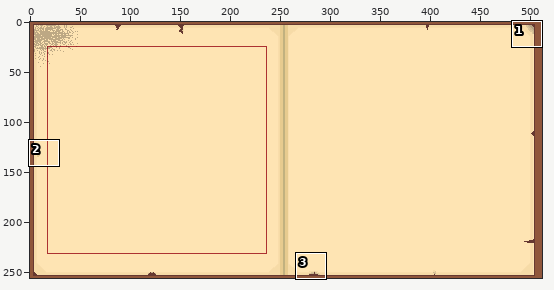
One commit to this pixel-art file: Assets/Sprite/Aseprite Sprites/Book/AdamBok.aseprite. Above, an overview of the earlier version with the close-up marked.
Close-up. The starting point:
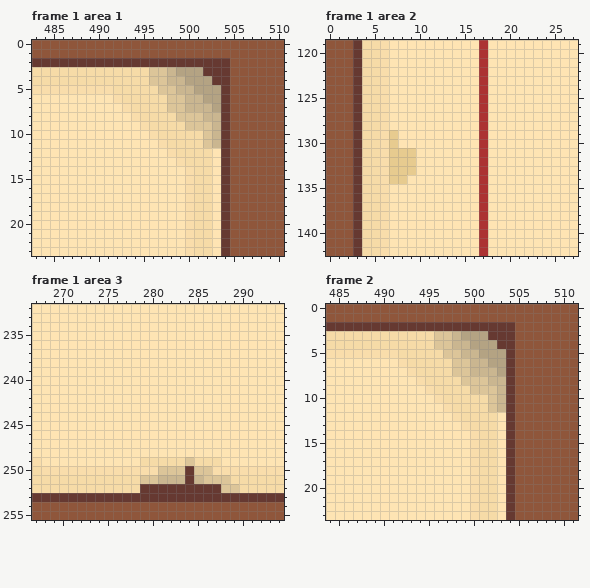
512x256 pixels, 16 frames. Shown: frame 1 area 1: x 483..510, y 0..23; frame 1 area 2: x 0..27, y 119..142; frame 1 area 3: x 267..294, y 232..255; frame 2: x 484..511, y 0..23. The commit also changed other frames or places, which this record leaves out.
Once edited:
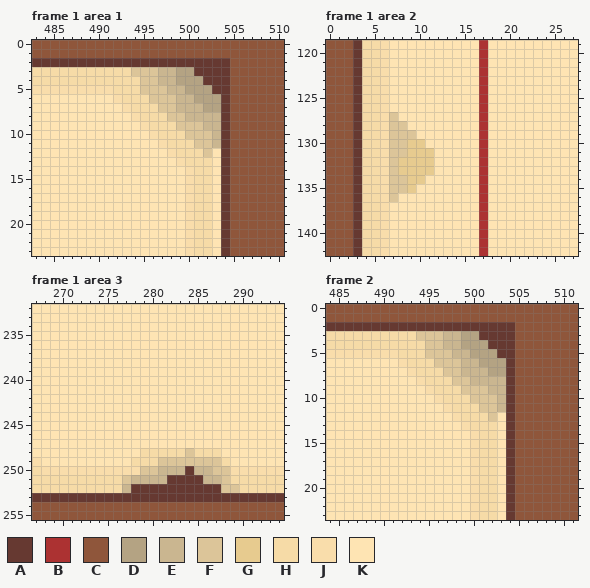
Palette (. is transparent): A #663931  B #ac3232  C #8f563b  D #b4a383  E #cab690  F #dcc599  G #e7cb8f  H #f6dba7  J #f9ddab  K #fee4b3
From old to new:
--- frame 1 area 1, layer "Layer 11"
@@ x 492..505 @@
  2 AAAAAAAAAAAAAC
- 3 HHHHFFEDDDAAAC
- 4 HHHHFFEEDDDAAC
- 5 HHHHHFFEEDDDAC
- 6 JHHHHHFFEEDDAC
- 7 KJHHHHFFEEEDAC
- 8 KKJHHHHFFFEEAC
- 9 KKKJHHHHFFFEAC
-10 KKKKJHHHHHFEAC
-11 KKKKKJHHHHFEAC
-12 KKKKKKJHHHHKAC
+ 3 HHFFFEEDDAAAAC
+ 4 HHHFFEEDDDAAAC
+ 5 HHHFFFEEDDDAAC
+ 6 JHHHFFFEEDDDAC
+ 7 KJHHHFFEEEDDAC
+ 8 KKJHHHFFEEEEAC
+ 9 KKKJHHHFFFEEAC
+10 KKKKJHHHFFFEAC
+11 KKKKKJHHHFFEAC
+12 KKKKKKJHHHFKAC
 13 KKKKKKKJHHHKAC
--- frame 1 area 2, layer "Layer 11"
@@ x 5..13 @@
 126 HJKKKKKKK
-127 HJKKKKKKK
-128 HJKKKKKKK
-129 HJGKKKKKK
-130 HJGKKKKKK
-131 HJGGGKKKK
-132 HJGGGKKKK
-133 HJGGGKKKK
-134 HJGGKKKKK
-135 HJKKKKKKK
-136 HJKKKKKKK
+127 HJFKKKKKK
+128 HJFFKKKKK
+129 HJFFFKKKK
+130 HJFFGGKKK
+131 HJFFGGGKK
+132 HJFGGGGKK
+133 HJFGGGGKK
+134 HJFFGGKKK
+135 HJFFGKKKK
+136 HJFKKKKKK
 137 HJKKKKKKK
--- frame 1 area 3, layer "Layer 11"
@@ x 275..290 @@
 247 KKKKKKKKKKKKKKKK
-248 KKKKKKKKKKKKKKKK
-249 KKKKHHHHHFHHHKKK
-250 JJJJJJFFFAFFJJJJ
-251 HHHHFFEEEAEFFFHH
-252 HHHHAAAAAAAAAFFH
+248 KKKKHHHHHFHHHKKK
+249 KKKHHHFFFFFFFHKK
+250 JJJJFFEEEAEEFFJJ
+251 HHFEEEEAAAAEEFHH
+252 HHEAAAAAAAAAAFFH
 253 AAAAAAAAAAAAAAAA
--- frame 2, layer "Layer 11": the same change as frame 1 area 1
